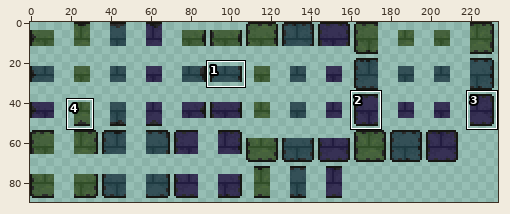
Sprite sheet, stored at Content/Tiles/Walls/ProtolithBrickWall.png. Above, an overview of the earlier version with the close-up marked.
Close-up. As it was:
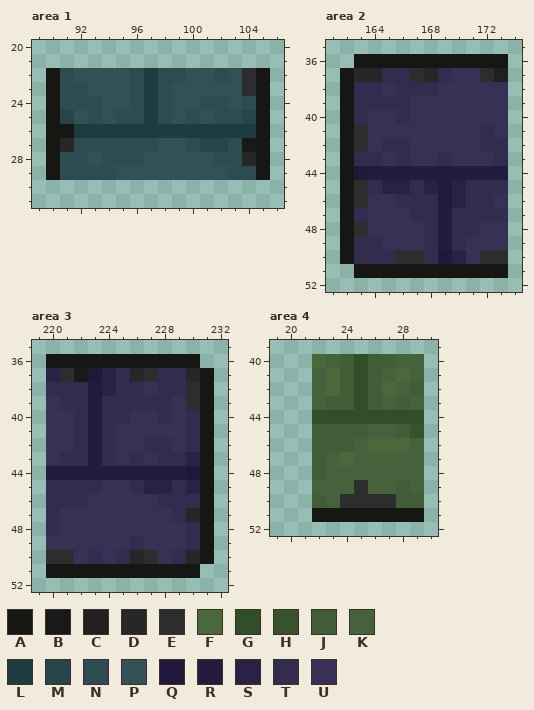
The file is 468x180 pixels, drawn in blocks of 2x2; one block is one cell here. Colours within 5 levels of each other are drawn and written as one. Shown: area 1: x 89..106, y 20..31; area 2: x 161..174, y 35..52; area 3: x 219..232, y 35..52; area 4: x 19..30, y 39..52. The commit also changed other parts of the picture, which this record leaves out.
Palette (. is transparent): A #161612  B #191919  C #202020  D #272727  E #2d2d2d  F #4b683b  G #314e28  H #36532e  J #405d38  K #46623d  L #1f3b42  M #27454a  N #2e4b52  P #345057  Q #201a3a  R #221c40  S #282245  T #322c4f  U #373155
Pixels before, area 1, first column x 90:
22 ANPPPPNLNNPPNPEA
23 ANNPPPNLNPPPPPEA
24 ANNNPPNLNPPNNPNA
25 AMPNPNNLNPNPNNMA
26 AALLLLLLLLLLLLLA
27 ADNNNNNNPPNMMNBA
28 ANNPNNNPPPPPNNDA
29 ANNNNPPPPPPPPNNA
Pixels before, area 2, first column x 162:
36 .AAAAAAAAAAA
37 ADDTTEDTUUEC
38 ATTUTTTUUUUU
39 ATTTTUUUUUUU
40 ATUUTUUUUUUU
41 AEUUUUUUUUTU
42 AEUTTUUUUUTT
43 ATTUTUUTUUUT
44 AQRRRRRRRRRR
45 AETSSTSRSTTT
46 AEUUTTTRSTTU
47 ATUUUTTRTTTT
48 AEUUUUTRTTUU
49 ATTUUUTRTUUU
50 ATTTEETQSUEE
51 .AAAAAAAAAAA
Pixels before, area 3, first column x 220:
36 AAAAAAAAAAA.
37 SEBQSTDETTDA
38 TTTRSTTUTTEA
39 UTTRTTTTTUEA
40 UUTRTTUUTUTA
41 UUTRTUUUUUTA
42 UUTRTUUTTUTA
43 UTTRTUTUTTSA
44 RRRRRRRRRRQA
45 TTTTUUTSSTSA
46 TTTUUUUUTTTA
47 TUUUUUUUUTDA
48 TUUUUUUUUUTA
49 UUUUUUTUUUTA
50 EEUTUTDEUTDA
51 AAAAAAAAAAA.
Pixels before, area 4, first column x 22:
40 FKJGJJKK
41 KFJGJKFK
42 KFJGJFKJ
43 KJJGJKJK
44 GGGGGGGG
45 JJJJKKJH
46 JJJKFFFK
47 JKFKKKKK
48 JKKKKKKK
49 KKKEKKJK
50 JKEEEEJJ
51 AAAAAAAA
And afterwards:
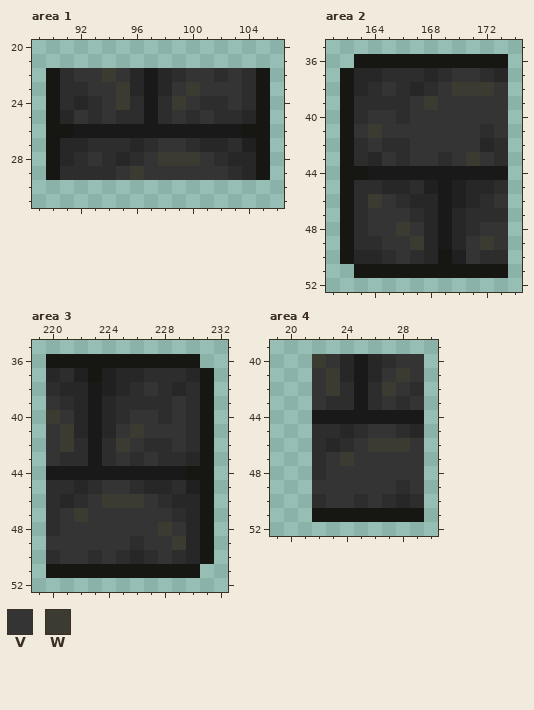
Colours new in this view: V #343434  W #3b3b32
From old to new:
Changed rows in their new state; - is an unchanged pixel.
Area 1:
first column x 91:
22 EVVWVDBDEVVEV-
23 EEVVWDBDVWVVV-
24 EDEVWEBEWVEEVE
25 DVEVEEBEVEVEED
26 -BBBBBBBBBBBBA
27 -DEEEDEVVEDDEC
28 DEVEDEVWWWVED-
29 EEEEVWVVVVVVED
Area 2:
first column x 163:
37 --EE--EVV-D
38 DEVEDEVWWWV
39 EEEEVWVVVVV
40 EVVEVVVVVVV
41 VWVVVVVVVEV
42 -VEEVVVVVDE
43 EDVEVVEVWVE
44 ABBBBBBBBBB
45 -EDDECBCDDE
46 -WVEDDBCDEV
47 EVVVEDBDEEE
48 -VVWVDBDEVV
49 EEVVWDBDVWV
50 DDEV-DACV--
Area 3:
first column x 220:
37 D-CACD--EE-
38 EDDBCDEVED-
39 VEDBDEEEEV-
40 WVDBDEVVEVE
41 VWDBDVWVVVE
42 VWEBEWVEEVE
43 VEEBEVEVEED
44 BBBBBBBBBBA
45 EEDEVVEDDEC
46 EDEVWWWVEDD
47 EVWVVVVVVE-
48 EVVVVVVVWVD
49 VVVVVVEVVWD
50 -VVEVE--VE-
Area 4:
first column x 22:
40 WVDBDEVV
41 VWDBDVWV
42 VWEBEWVE
43 VEEBEVEV
44 BBBBBBBB
45 EEDEVVED
46 EDEVWWWV
47 EVWVVVVV
48 EVVVVVVV
49 VVVVVVEV
50 EVV-V-DE
